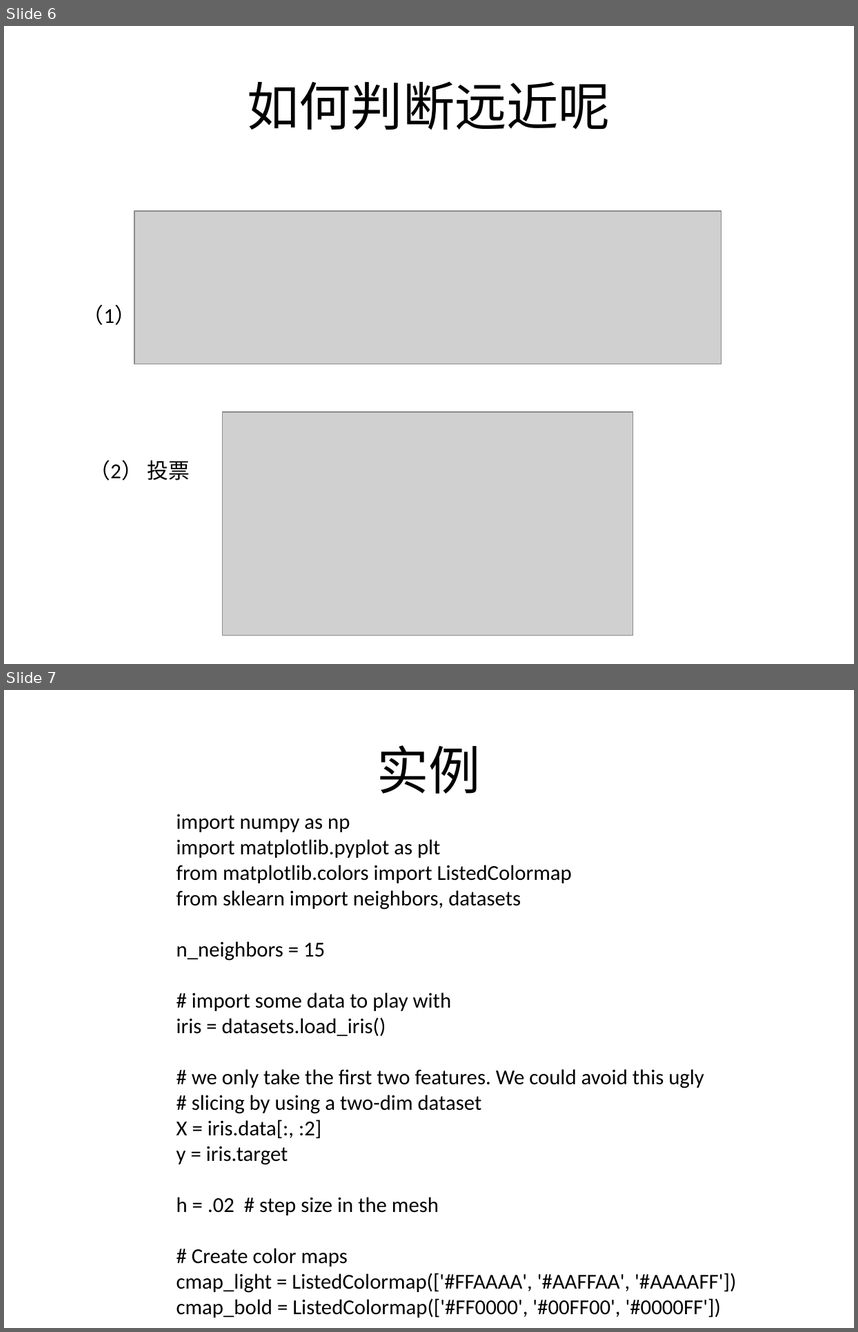
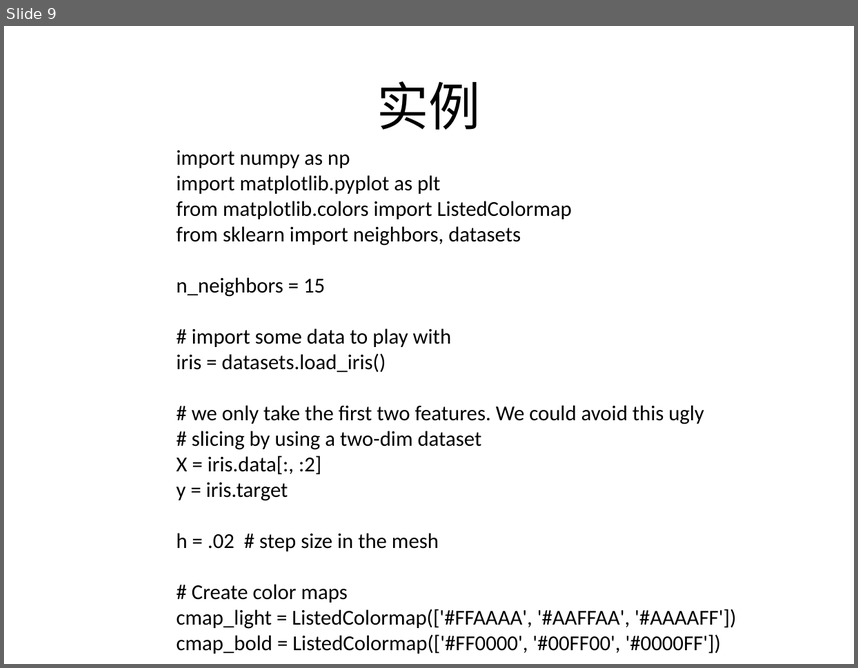
Before and after one commit to BattalionCommander/Python, a slide deck: cls_23聚类算法.pptx. Shown one above the other, each under a label of ours: slides 6 and 7 before the commit, slide 9 after it. The pictures are 858x1332 and 858x668 pixels, drawn with LibreOffice and Linux fonts; fonts in the diff are those of the drawing; grey boxes stand for pictures; background and template pictures are left out. Boxes give left, top, right and bottom in pixels: in the first picture for what was removed or moved away, otherwise in the second. Text is boxed around its words. In the diff, an @@ line names an element or a change of style, - is before the commit and + after.

```diff
--- a/cls_23聚类算法.pptx
+++ b/cls_23聚类算法.pptx
@@ slide 6 removed at [4,26,854,664], background #FFFFFF @@
@@ title removed at [247,81,611,130] @@
-如何判断远近呢
@@ picture removed at [135,212,722,364] @@
@@ text removed at [83,301,136,329] @@
-（1）
@@ picture removed at [223,412,633,635] @@
@@ text removed at [90,459,190,480] @@
-（2） 投票
@@ what was slide 7 is now slide 9 @@
```
Also in this commit, not shown: 3 slides changed, 6 slides added, 2 other slides removed, 6 other files.
